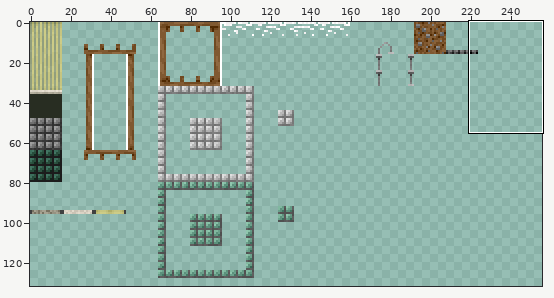
One commit to this sprite sheet: tiles.png. Above: a wide view before the commit, with the close-up outlined.
Close-up. Earlier state:
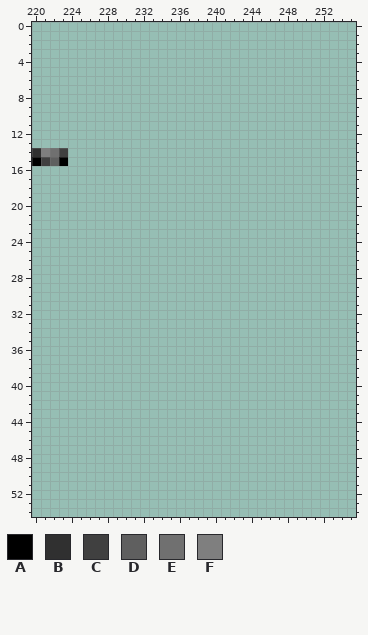
The file is 256x256 pixels. Colours within 5 levels of each other are drawn and written as one. Shown: x 220..255, y 0..54. The wide view leaves out empty margins.
Palette (. is transparent): A #000000  B #303030  C #404040  D #5f5f5f  E #707070  F #7f7f7f
Pixels before, first column x 220:
14 BFEC
15 ACDA
Once edited:
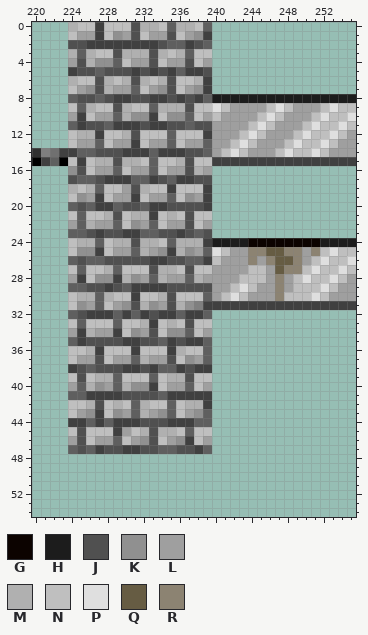
Colours new in this view: G #0c0300  H #1c1c1c  J #505050  K #909090  L #9f9f9f  M #b0b0b0  N #bfbfbf  P #dfdfdf  Q #665c43  R #8c8372
What changed:
{"y":0,"x":224,"old":"................","new":"MNNCNNNJMMNDMMND"}
{"y":1,"x":224,"old":"................","new":"NLLCNKLJNLLJNLKC"}
{"y":2,"x":224,"old":"................","new":"JJCCCCCCCCJDDCJD"}
{"y":3,"x":224,"old":"................","new":"MDMNNJMMMJMNMDNN"}
{"y":4,"x":224,"old":"................","new":"LJMKKDNLLJNLLJNL"}
{"y":5,"x":224,"old":"................","new":"CJJDJJJCJCJCDCCJ"}
{"y":6,"x":224,"old":"................","new":"MNNJMNMJMNMJNNMC"}
{"y":7,"x":224,"old":"................","new":"NLKJMLLDNLKJNLKC"}
{"y":8,"x":224,"old":"................................","new":"DJJDJCCJJCCJCJCDHHHHHHHHHHHHHHHH"}
{"y":9,"x":224,"old":"................................","new":"NDMNNJMNNDMMMJNNPNLLLLNPNLLLNPNN"}
{"y":10,"x":224,"old":"................................","new":"LCNLLDMKKCNKKDNLNLLLLNPNLLLNPNNP"}
{"y":11,"x":224,"old":"................................","new":"DCJJDCCCJCCJJDJJLLLLNPNLLLNPNNPN"}
{"y":12,"x":224,"old":"................................","new":"NMMCNNMJNNNDNNNCLLLNPNLLLNPNNPNL"}
{"y":13,"x":224,"old":"................................","new":"NLLDNLLCNLLDNLLDLLNPNLLLNPNNPNLL"}
{"y":14,"x":224,"old":"................................","new":"CDDJJJCCCDCCCJJDLNPNLLLNPNNPNLLL"}
{"y":15,"x":224,"old":"................................","new":"NCNMMJMMNDNNMJNNCCCCCCCCCCCCCCCC"}
{"y":16,"x":224,"old":"................","new":"KJNLLDNLLDNLLJML"}
{"y":17,"x":224,"old":"................","new":"JDDJCCCDDCJDCCJJ"}
{"y":18,"x":224,"old":"................","new":"MNMDNNLJMNNCNNNC"}
{"y":19,"x":224,"old":"................","new":"NKLCNLLCNLLDNKLC"}
{"y":20,"x":224,"old":"................","new":"DJDCCDJJDCCJJJJC"}
{"y":21,"x":224,"old":"................","new":"NDNNMJNMMCNMNJNN"}
{"y":22,"x":224,"old":"................","new":"LDMLLDNKLDNLLJNL"}
{"y":23,"x":224,"old":"................","new":"DDJCJJCCDDJJCJDJ"}
{"y":24,"x":224,"old":"................................","new":"NMMDNMMJMMNDMMMCHHHHGGGGGGGGHHHH"}
{"y":25,"x":224,"old":"................................","new":"NKKCNLLDMLKCMKLDPNLLRRQQRRLRNPNN"}
{"y":26,"x":224,"old":"................................","new":"DJDDJJJJJCCJJDDCNLLLRLRQQRLNPNNP"}
{"y":27,"x":224,"old":"................................","new":"NDNNMDNNNJMMNJNNLLLLNNLQRRNPNNPN"}
{"y":28,"x":224,"old":"................................","new":"LCNKKCMKLDMLLDMLLLLNNNLRLNPNNPNL"}
{"y":29,"x":224,"old":"................................","new":"DDJJCJDCCCCJJJJJLLNPNLLRLNNNPNLL"}
{"y":30,"x":224,"old":"................................","new":"NMMDMNNCNNMJNNNDLNPNLLLRNNNPNLLL"}
{"y":31,"x":224,"old":"................................","new":"NKLDNLKJMKLJMKFCCCCCCCCCCCCCCCCC"}
{"y":32,"x":224,"old":"................","new":"DJCCCDCDCJCCDCCD"}
{"y":33,"x":224,"old":"................","new":"NDNNNDNNMCNMNJNN"}
{"y":34,"x":224,"old":"................","new":"LCMLLCNKLJNKKDNL"}
{"y":35,"x":224,"old":"................","new":"DCJJJJCCJJDCJCCD"}
{"y":36,"x":224,"old":"................","new":"NNMCNNNCNNNCMNND"}
{"y":37,"x":224,"old":"................","new":"NLLJNLLDMLLJNKLD"}
{"y":38,"x":224,"old":"................","new":"CJDJJJCCJCDDCJCC"}
{"y":39,"x":224,"old":"................","new":"NJNMMDNNNDNMMJNN"}
{"y":40,"x":224,"old":"................","new":"LDMKLDMKKCNLLDNL"}
{"y":41,"x":224,"old":"................","new":"DDCCCCJJJJDCCCCC"}
{"y":42,"x":224,"old":"................","new":"NNMJNMNDMNNDNMMC"}
{"y":43,"x":224,"old":"................","new":"NLKCNKLDMLKDNLKD"}
{"y":44,"x":224,"old":"................","new":"CCDCDCCCJJJCCCDD"}
{"y":45,"x":224,"old":"................","new":"NJNNNCLNMJMMNDNN"}
{"y":46,"x":224,"old":"................","new":"LJNLLDNLKJNLKCNL"}
{"y":47,"x":224,"old":"................","new":"DJDCJJCCJJDDJJCD"}
{"label":"added","picture_box":[68,22,356,454]}
